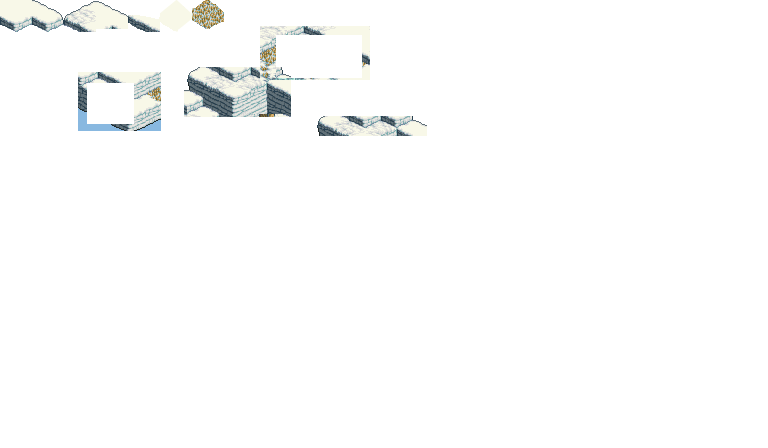
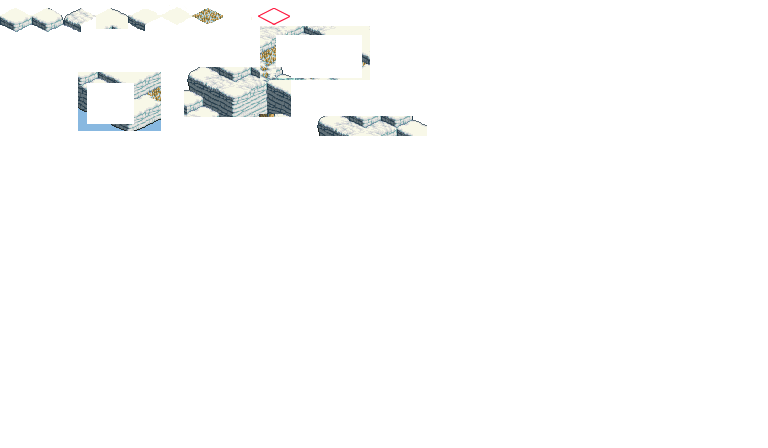
Before/after of a 768×448 layered artwork. What changed in the layer stack:
renamed "Capa 3" to "Capa 1", painted on it over [192, 0, 290, 29]
renamed "Capa 2" to "Capa 0", painted on it over [0, 0, 290, 32]
